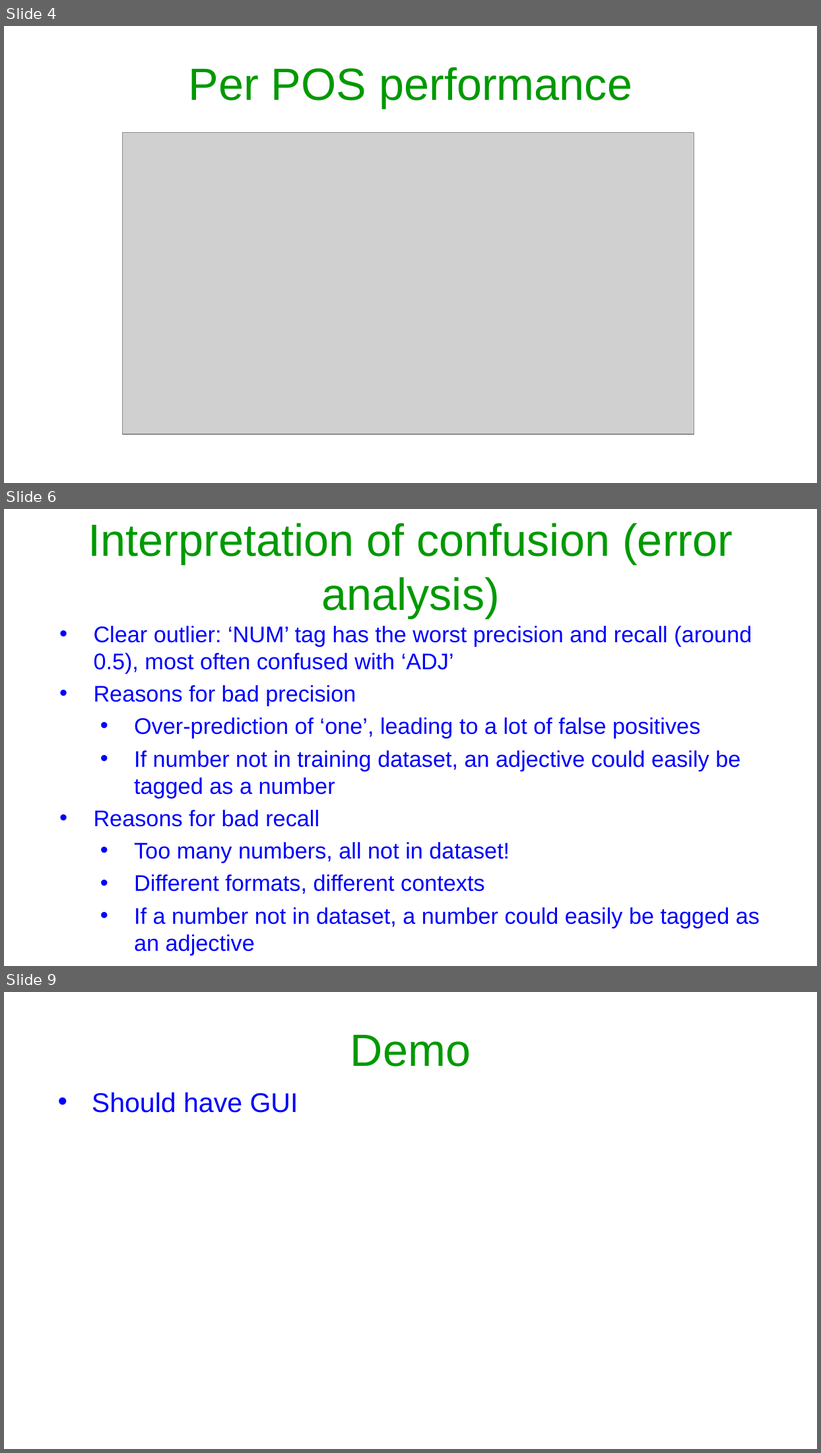
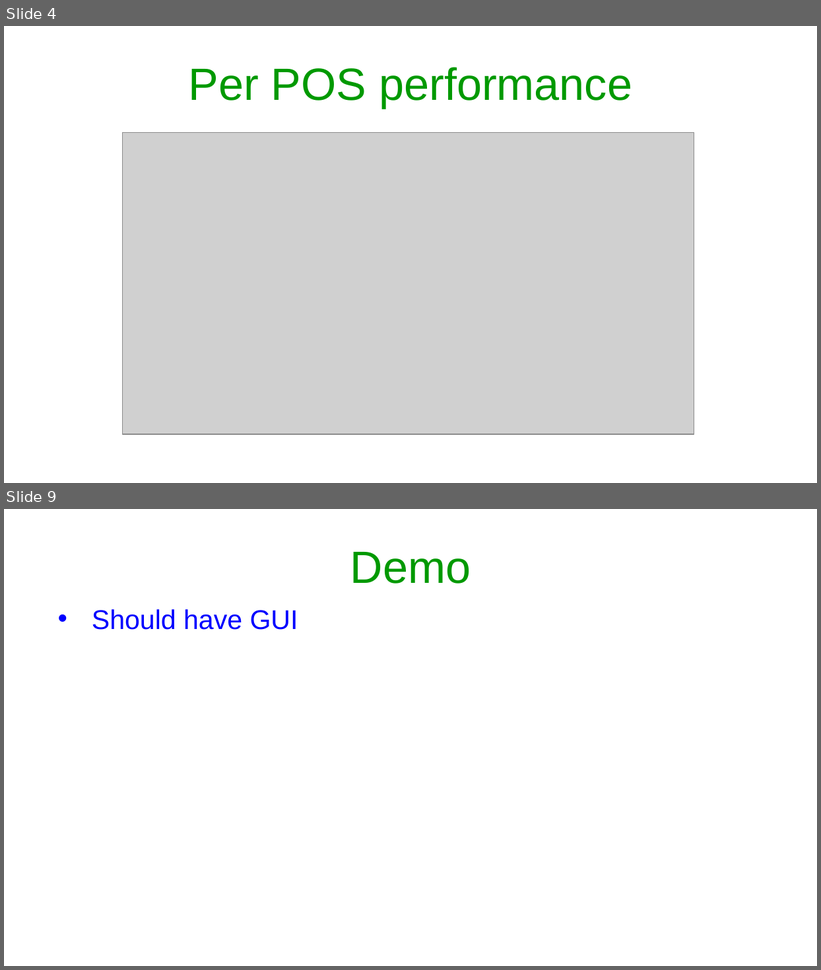
Before and after one commit to Arshim28/POS-Tagger, a slide deck: Assignment 2-PoS tagging.pptx. Shown one above the other, each under a label of ours: slides 4, 6 and 9 before the commit, slides 4 and 9 after it; the slides between them are not shown. The pictures are 821x1453 and 821x970 pixels, drawn with LibreOffice and Linux fonts; fonts in the diff are those of the drawing; grey boxes stand for pictures. Boxes give left, top, right and bottom in pixels: in the first picture for what was removed or moved away, otherwise in the second. Text is boxed around its words. In the diff, an @@ line names an element or a change of style, - is before the commit and + after.

```diff
--- a/Assignment 2-PoS tagging.pptx
+++ b/Assignment 2-PoS tagging.pptx
@@ slide 6 removed at <box>4,509,817,966</box>, background #FFFFFF @@
@@ title removed at <box>88,523,733,619</box> @@
-Interpretation of confusion (error analysis)
@@ text removed at <box>94,626,760,955</box> @@
-• Clear outlier: ‘NUM’ tag has the worst precision and recall (around 0.5), most often confused with ‘ADJ’
-• Reasons for bad precision
-  • Over-prediction of ‘one’, leading to a lot of false positives
-  • If number not in training dataset, an adjective could easily be tagged as a number
-• Reasons for bad recall
-  • Too many numbers, all not in dataset!
-  • Different formats, different contexts
-  • If a number not in dataset, a number could easily be tagged as an adjective
```
Also in this commit, not shown: 4 slides changed, 2 slides added, 1 other slide removed.
